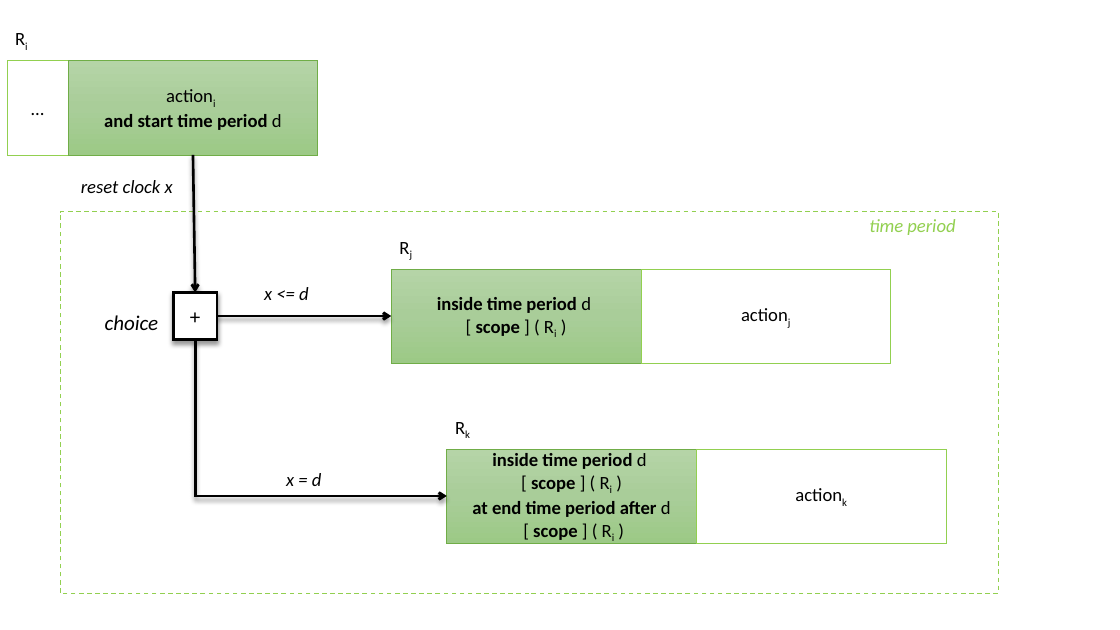
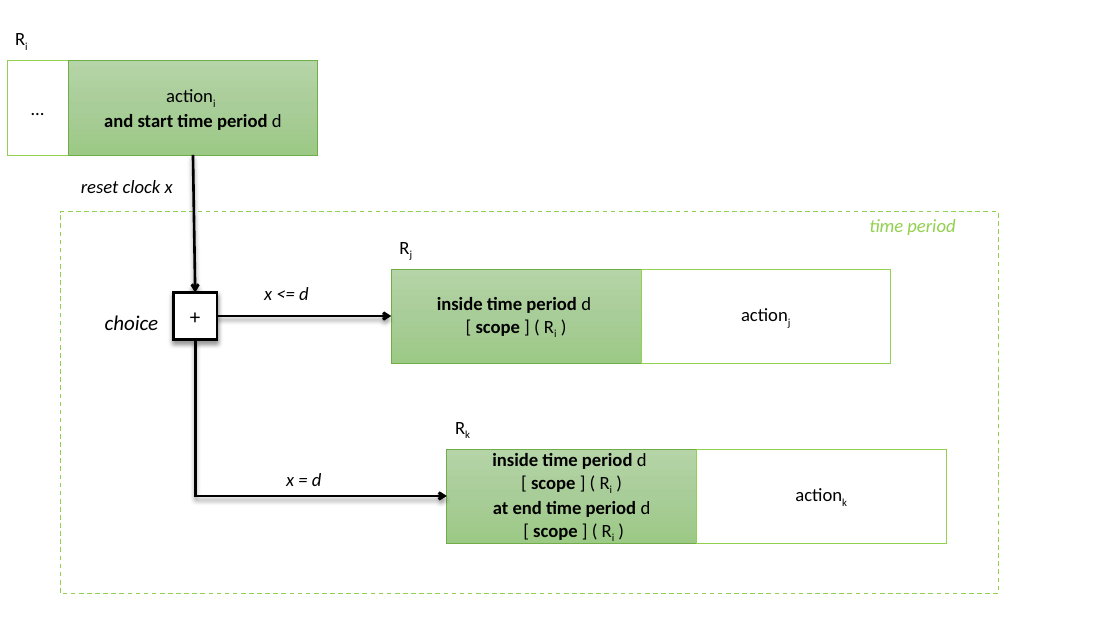
Before and after one commit to maat-team/MAATREQ-DEMO, a slide deck: slide 1 of demo/powerpoint/demo_maat_transfo_period.pptx. Drawn at 1120x630 pixels with LibreOffice and Linux fonts; fonts in the diff are those of the drawing. Boxes give left, top, right and bottom in pixels: in the first picture for what was removed or moved away, otherwise in the second. Text is boxed around its words. In the diff, an @@ line names an element or a change of style, - is before the commit and + after.

Commit message:
Update syntax end time period

```diff
--- a/demo/powerpoint/demo_maat_transfo_period.pptx
+++ b/demo/powerpoint/demo_maat_transfo_period.pptx
@@ text in rectangle at bbox=[493, 501, 651, 517]: text changed @@
-at end time period after d
+at end time period d
```
Also in this commit, not shown: 2 other files.
